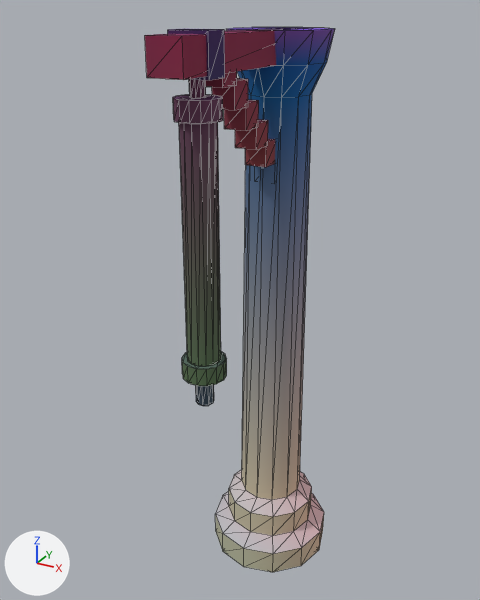
The glTF model assets/kit/chime_stone.glb as it was, and as the next commit left it.
One viewpoint serves both versions: a 50 mm camera at (1.0, -2.09, 2.14) aimed at (-0.06, -0.17, 1.18). Every picture has the same lights, and +X, +Y and +Z are marked at lower left. The first picture is the older version. Mesh edges are drawn as thin lines. Vertices at exactly the same position are counted once.

Objects in the first picture: 'chime_arm', 'chime_bar', 'chime_clapper', 'chime_post'.
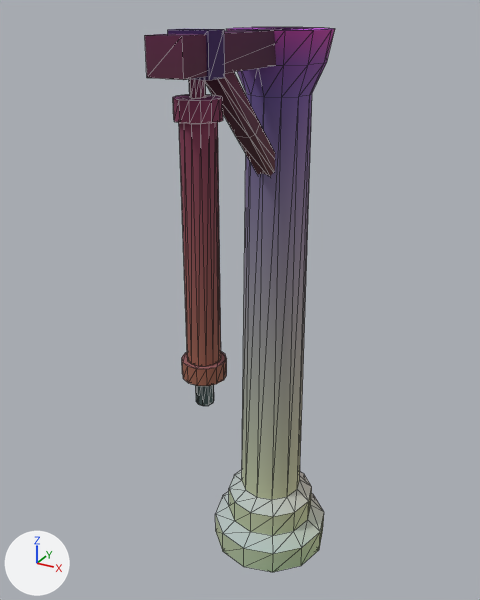
The edits, one by one:
me_chime_post has 96 vertices, 188 faces and spans x -0.24..0.24, y -0.24..0.24, z 0.0..2.08.
me_chime_post is used by ob_chime_post; location (0.0, 0.0, 0.0).
me_chime_post part 1: 188 faces centred in x -0.23..0.23, y -0.23..0.23, z 0.0..2.08 are repainted in the vertex colours, in many colours.
me_chime_arm is used by ob_chime_arm; location (0.0, 0.0, 0.0).
me_chime_arm had 56 vertices, 84 faces and spanned x -0.055..0.055, y -0.66..0.14, z 1.6..2.08.
me_chime_arm now has 8 vertices, 12 faces and spans x -0.055..0.055, y -0.66..0.14, z 1.98..2.08.
me_chime_arm part 2: 6 loose pieces with 48 vertices, spanning x -0.038..0.038, y -0.44..-0.02, z 1.6..2.02, are deleted.
me_chime_arm part 3: 12 kept faces spanning x -0.055..0.055, y -0.66..0.14, z 1.98..2.08 get new vertex colours; the middle colour goes from pink #f35ccd to purple #9a5bc6.
me_chime_bar has 104 vertices, 192 faces and spans x -0.072..0.072, y -0.58..-0.44, z 1.06..1.98.
me_chime_bar is used by ob_chime_bar; location (0.0, 0.0, 0.0).
me_chime_bar part 4: 80 faces centred in x -0.066..0.066, y -0.576..-0.444, z 1.86..1.98 are repainted in the vertex colours; the middle colour goes from purple #9d64ce to purple #b95cce.
me_chime_bar part 5: 28 faces centred in x -0.052..0.052, y -0.563..-0.457, z 1.367..1.613 are repainted in the vertex colours; the middle colour goes from blue #8e9fc5 to pink #cf8bc5.
me_chime_bar part 6: 40 faces centred in x -0.07..0.07, y -0.58..-0.44, z 1.08..1.12 are repainted in the vertex colours; the middle colour goes from cyan #86c4be to pink #e0abbe.
Mesh me_chime_brace is new.
It has 24 vertices, 44 faces and spans x -0.038..0.038, y -0.445..-0.025, z 1.595..2.015.
It uses material mat_m_wood.
Object 'chime_brace' (ob_chime_brace) is new; it shows me_chime_brace.
Its location is (0.0, 0.0, 0.0).

What differs and where, as boxes (x1, y1, x2, y2) in the pictures (480 x 600 px):
'chime_arm', reshaped: before (145, 28, 300, 167); after (145, 28, 300, 80)
'chime_brace', added: after (205, 72, 275, 176)
part 1 of me_chime_post, recoloured: (224, 27, 335, 572) in both
part 2 of me_chime_arm, deleted: before (205, 72, 275, 167)
part 3 of me_chime_arm, recoloured: (145, 28, 300, 80) in both
part 4 of me_chime_bar, recoloured: (173, 79, 223, 124) in both
part 5 of me_chime_bar, recoloured: (179, 122, 221, 366) in both
part 6 of me_chime_bar, recoloured: (182, 351, 227, 386) in both
